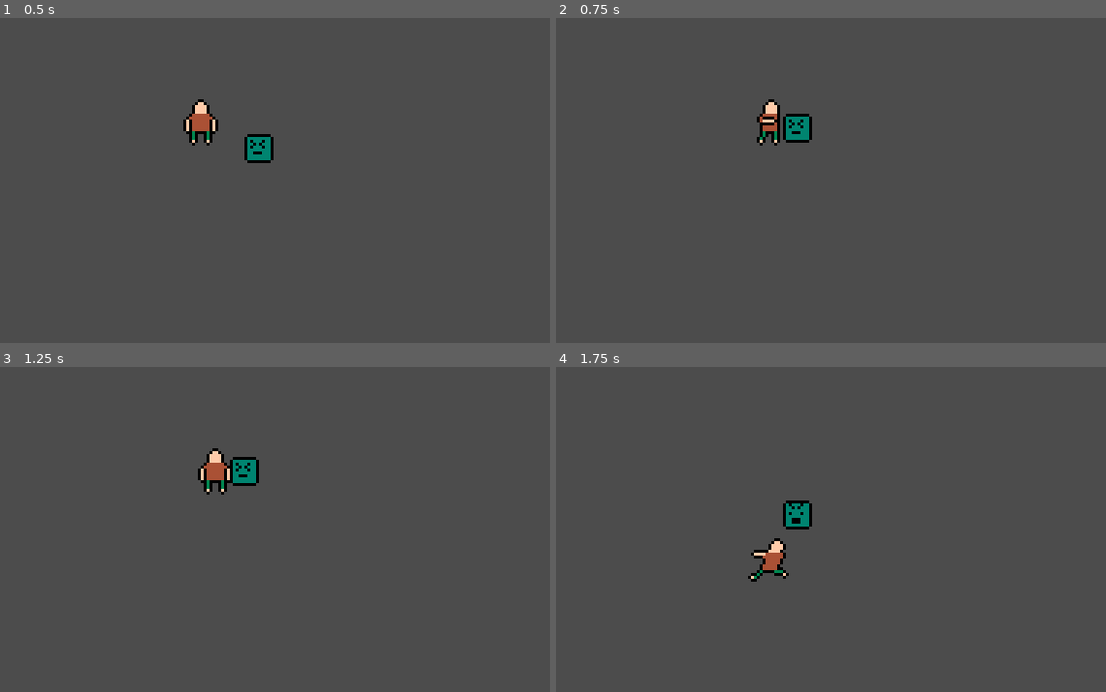
Above: before the commit, frames 1-4 (two rows, left to right).
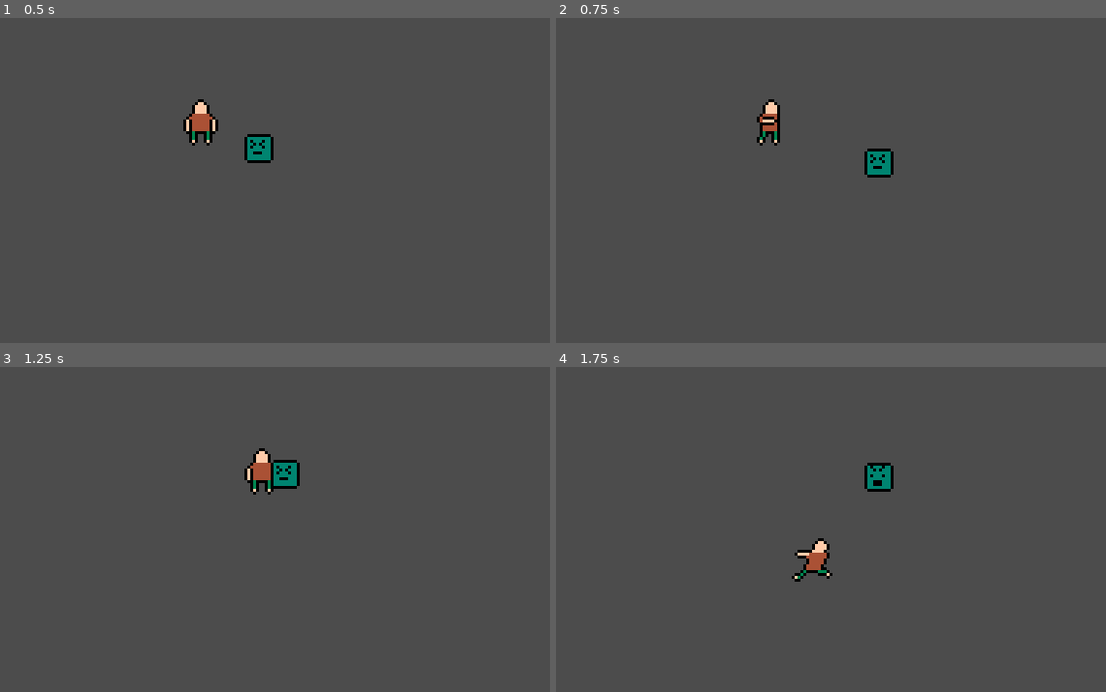
Above: after the commit, the same moments.

Repository: Gidaio/retro-8-bit-game-jam
Game: Godot game, scene res://scenes/main.tscn
Same seed, same stepped clock (60 frames per second), same inputs: the game is played once before the commit and once after it.
Inputs:
- Up to frame 1 (0.5 s): no input
- Up to frame 2 (0.75 s): hold Right (right) from 0.53 s (still down); tap Z (attack) at 0.6 s
- Up to frame 3 (1.25 s): keep holding Right (right)
- Up to frame 4 (1.75 s): release Right (right) at 1.28 s; hold Down (down) from 1.28 s (still down); tap Z (attack) at 1.35 s

Frame 1 is identical in both runs. In frame 2, 0.9% of the frame differs, in the area x 41-62%, y 29-50%; in frame 3, 1.7%; in frame 4, 1.9%, in the area x 34-62%, y 29-67%.

Commit message:
basic knockback

Diff:
--- a/scenes/enemy.gd
+++ b/scenes/enemy.gd
@@ -2,7 +2,9 @@
 
 
 export (int) var speed = 75
+export (int) var knockback_speed = 300
 var player: KinematicBody2D
+var hit_timer: float
 
 
 func _ready():
@@ -13,10 +15,18 @@
 		queue_free()
 
 
-func _physics_process(_delta):
+func _physics_process(delta):
 	var direction = (player.global_position - global_position).normalized()
-	var _velocity = move_and_slide(direction * speed)
+	if hit_timer > 0:
+		var _velocity = move_and_slide(-direction * knockback_speed)
+		hit_timer -= delta
+	else:
+		var _velocity = move_and_slide(direction * speed)
 	if direction.x < 0:
 		$Sprite.flip_h = false
 	else:
 		$Sprite.flip_h = true
+
+func get_hit():
+	if hit_timer <= 0:
+		hit_timer = 0.1
--- a/scenes/enemy.tscn
+++ b/scenes/enemy.tscn
@@ -24,6 +24,7 @@
 }
 
 [node name="Enemy" type="KinematicBody2D"]
+collision_layer = 3
 script = ExtResource( 2 )
 
 [node name="CollisionShape2D" type="CollisionShape2D" parent="."]
--- a/scenes/player.gd
+++ b/scenes/player.gd
@@ -43,8 +43,7 @@
 func _on_AnimationPlayer_animation_finished(anim_name):
 	if anim_name == "attack":
 		state = "running"
-
-
+		$"Area2D/Hitbox".disabled = true
 
 func _physics_process(delta):
 	match state:
@@ -63,8 +62,13 @@
 			get_input()
 			velocity = move_and_slide(velocity * speed)
 			handle_running_sprite()
+		"attacking":
+			$"Area2D/Hitbox".disabled = false
 		"dashing":
 			dash_timer -= delta
 			if dash_timer <= 0:
 				state = "running"
 			velocity = move_and_slide(velocity.normalized() * dash_speed)
+
+func _on_Area2D_body_entered(body: PhysicsBody2D):
+	body.get_hit()
--- a/scenes/player.tscn
+++ b/scenes/player.tscn
@@ -54,12 +54,15 @@
 "values": [ 0, 1, 0, 2 ]
 }
 
+[sub_resource type="RectangleShape2D" id=5]
+extents = Vector2( 4.65244, 3.26052 )
+
 [node name="Player" type="KinematicBody2D"]
 script = ExtResource( 2 )
 dash_speed = 400
 dash_length = 0.1
 
-[node name="CollisionShape2D" type="CollisionShape2D" parent="."]
+[node name="Hurtbox" type="CollisionShape2D" parent="."]
 shape = SubResource( 1 )
 
 [node name="Sprite" type="Sprite" parent="."]
@@ -72,3 +75,13 @@
 anims/attack = SubResource( 2 )
 anims/run = SubResource( 3 )
 anims/walk = SubResource( 4 )
+
+[node name="Area2D" type="Area2D" parent="."]
+collision_layer = 2
+collision_mask = 2
+
+[node name="Hitbox" type="CollisionShape2D" parent="Area2D"]
+position = Vector2( 8.04337, -1.54256 )
+shape = SubResource( 5 )
+disabled = true
+[connection signal="body_entered" from="Area2D" to="." method="_on_Area2D_body_entered"]
Not shown: 1 places in scenes/player.tscn that only renumber resources
